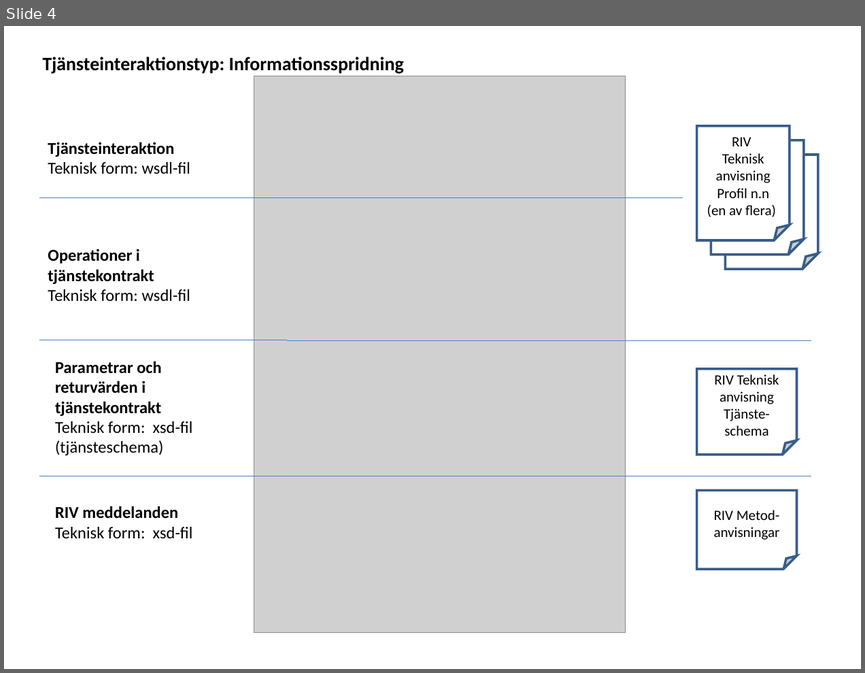
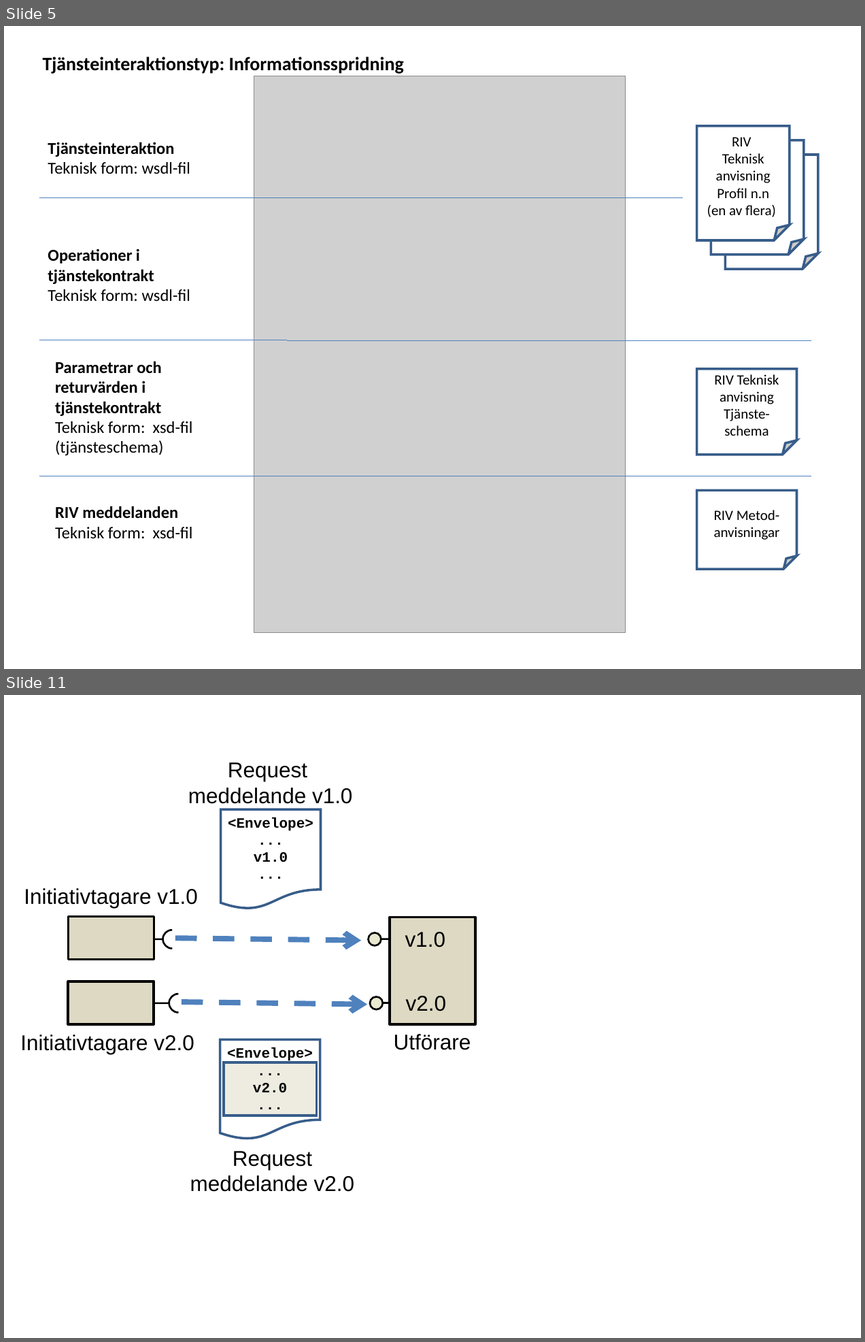
Before and after one commit to admstar/rivta, a slide deck: site/www/images/RIV-förvaltning, Illustrationer.ppt. Shown one above the other, each under a label of ours: slide 4 before the commit, slides 5 and 11 after it; the slides between them are not shown. The pictures are 865x673 and 865x1342 pixels, drawn with LibreOffice and Linux fonts; fonts in the diff are those of the drawing; grey boxes stand for pictures. Boxes give left, top, right and bottom in pixels: in the first picture for what was removed or moved away, otherwise in the second. Text is boxed around its words. In the diff, an @@ line names an element or a change of style, - is before the commit and + after.

```diff
--- a/site/www/images/RIV-förvaltning, Illustrationer.ppt
+++ b/site/www/images/RIV-förvaltning, Illustrationer.ppt
@@ slide 11 added at bbox=[4, 695, 861, 1338], background #FFFFFF @@
@@ text added at bbox=[188, 762, 353, 804], 18 pt, text #000000 @@
+Request
+meddelande v1.0
@@ flow chart document added at bbox=[221, 809, 321, 909], fill #FFFFFF, outline #385D8A 2.01 pt @@
@@ text added at bbox=[228, 817, 313, 862], 12 pt, text #000000, bold @@
+<Envelope>
+...
+v1.0
+...
@@ text added at bbox=[24, 888, 198, 908], 18 pt, text #000000 @@
+Initiativtagare v1.0
@@ rectangle added at bbox=[68, 916, 154, 959], fill #DDD9C3, outline #000000 2.01 pt @@
@@ rectangle added at bbox=[390, 917, 475, 1024], fill #DDD9C3, outline #000000 2.01 pt @@
@@ line added from (163, 939) to (139, 939), #000000 1.5 pt @@
@@ freeform shape added at bbox=[162, 930, 172, 939], outline #000000 1.5 pt @@
@@ freeform shape added at bbox=[162, 939, 172, 949], outline #000000 1.5 pt @@
@@ arrow added from (175, 938) to (361, 940), #4F81BD 4.51 pt dashed @@
@@ ellipse added at bbox=[368, 932, 381, 945], fill #E9E8D0, outline #000000 1.5 pt @@
@@ line added from (409, 939) to (381, 939), #000000 1.5 pt @@
@@ text added at bbox=[405, 932, 446, 947], 18 pt, text #000000 @@
+v1.0
@@ rectangle added at bbox=[68, 981, 154, 1024], fill #DDD9C3, outline #000000 2.01 pt @@
@@ freeform shape added at bbox=[169, 994, 179, 1004], outline #000000 1.5 pt @@
@@ ellipse added at bbox=[370, 997, 383, 1009], fill #E9E8D0, outline #000000 1.5 pt @@
@@ text added at bbox=[406, 996, 447, 1011], 18 pt, text #000000 @@
+v2.0
@@ line added from (169, 1002) to (145, 1002), #000000 1.5 pt @@
@@ freeform shape added at bbox=[169, 1002, 179, 1012], outline #000000 1.5 pt @@
@@ arrow added from (181, 1002) to (367, 1004), #4F81BD 4.51 pt dashed @@
@@ line added from (410, 1002) to (383, 1002), #000000 1.5 pt @@
@@ text added at bbox=[20, 1034, 194, 1054], 18 pt, text #000000 @@
+Initiativtagare v2.0
@@ flow chart document added at bbox=[220, 1040, 320, 1140], fill #FFFFFF, outline #385D8A 2.01 pt @@
@@ text added at bbox=[394, 1034, 471, 1050], 18 pt, text #000000 @@
+Utförare
@@ text added at bbox=[227, 1047, 313, 1093], 12 pt, text #000000, bold @@
+<Envelope>
+...
+v2.0
+...
@@ rectangle added at bbox=[224, 1063, 316, 1116], fill #EEECE1, outline #385D8A 2.01 pt @@
@@ text added at bbox=[190, 1151, 355, 1191], 18 pt, text #000000 @@
+Request
+meddelande v2.0
@@ what was slide 4 is now slide 5 @@
```
Also in this commit, not shown: 1 slide changed, 5 other slides added, 11 other files.
